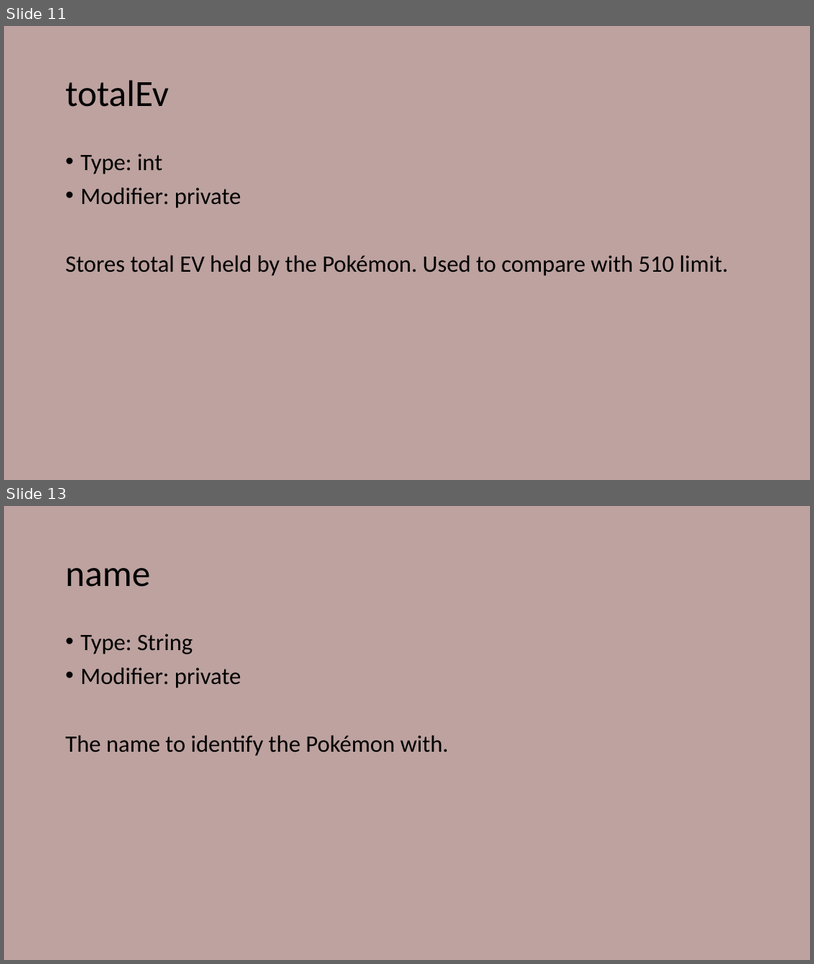
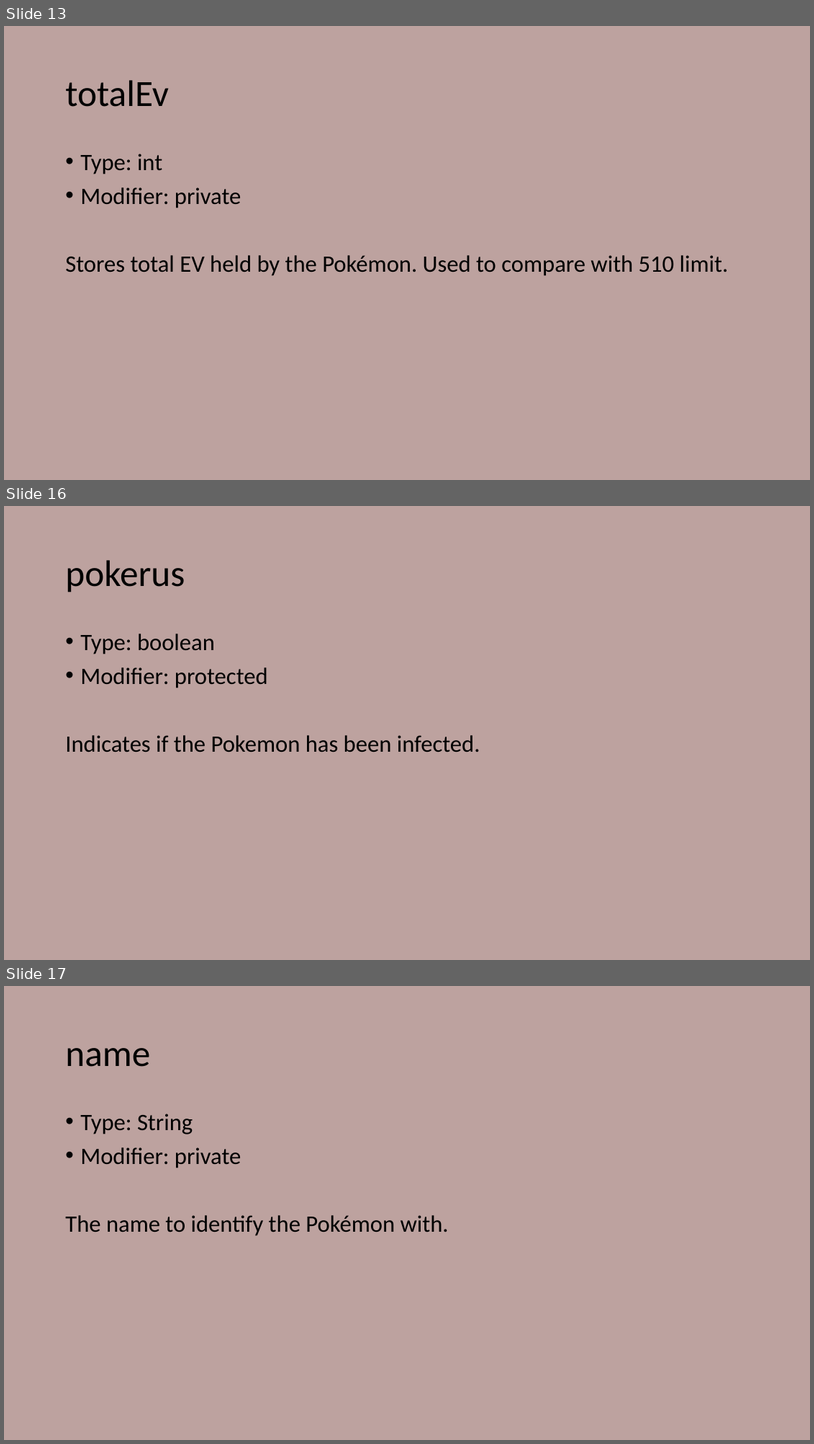
Before and after one commit to Ellime/PokemonEVCounter, a slide deck: Outline_PokemonEVCounterApp.pptx. Shown one above the other, each under a label of ours: slides 11 and 13 before the commit, slides 13, 16 and 17 after it; the slides between them are not shown. The pictures are 814x964 and 814x1444 pixels, drawn with LibreOffice and Linux fonts; fonts in the diff are those of the drawing. Boxes give left, top, right and bottom in pixels: in the first picture for what was removed or moved away, otherwise in the second. Text is boxed around its words. In the diff, an @@ line names an element or a change of style, - is before the commit and + after.

```diff
--- a/Outline_PokemonEVCounterApp.pptx
+++ b/Outline_PokemonEVCounterApp.pptx
@@ slide 16 added at [4,506,810,960], background #BDA29F @@
@@ title added at [65,560,185,592], 44 pt, text #000000 @@
+pokerus
@@ text added at [65,633,481,752], 28 pt, text #000000 @@
+• Type: boolean
+• Modifier: protected
+Indicates if the Pokemon has been infected.
@@ what was slide 11 is now slide 13 @@
@@ what was slide 13 is now slide 17 @@
```
Also in this commit, not shown: 8 slides changed, 6 other slides added, 1 slide removed.
